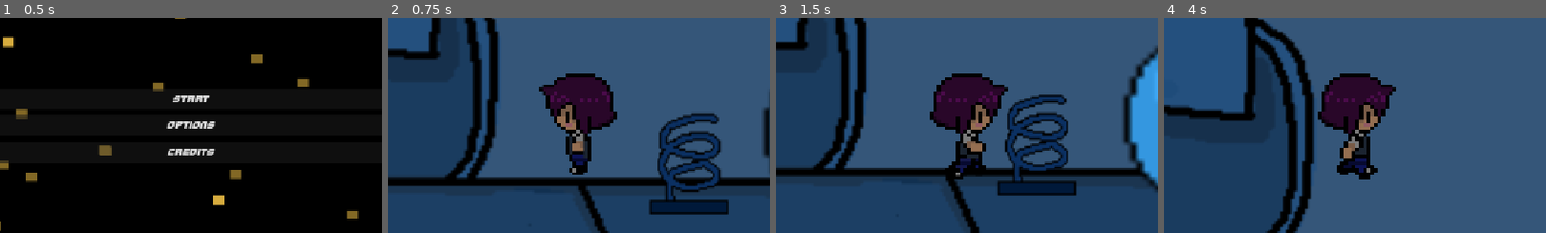
Above: before the commit, frames 1-4 (left to right).
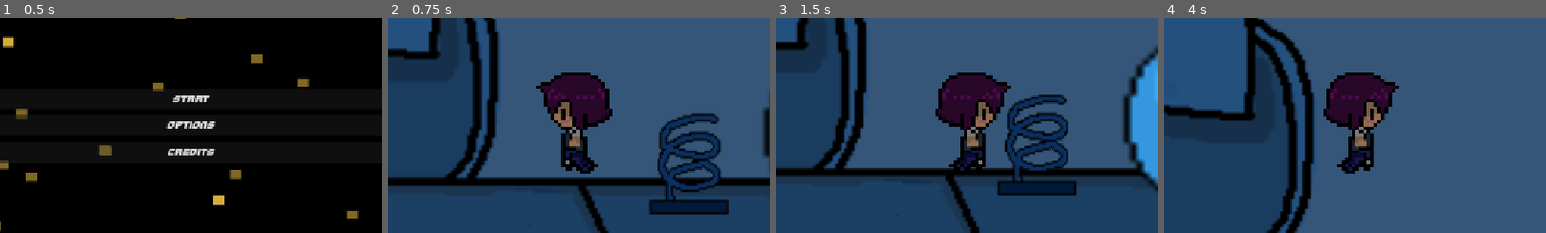
Above: after the commit, the same moments.

Repository: George-Gardiner/HavenBounceBack
Game: Godot game, scene res://main_menu.tscn
Two runs of this game, one before a commit and one after it. Both use one fixed random seed, a clock stepped at 60 frames per second and the inputs below.
Inputs:
- Up to frame 1 (0.5 s): no input
- Up to frame 2 (0.75 s): click "Start" at 0.5 s
- Up to frame 3 (1.5 s): tap Enter at 1.25 s; hold D (Right) from 1.28 s (still down); tap Space (Jump) at 1.35 s
- Up to frame 4 (4 s): tap Space (Jump) at 1.52, 1.82, 2.1, 2.27, 2.57, 2.85, 3.6, 3.77 s; release D (Right) at 2.78 s; hold A (Left) 2.78-3.53 s; hold D (Right) from 3.53 s (still down)
The pictures show only the part of the screen within x 25-75%, y 25-75%; the shares and areas given below are measured in that part.

Frame 1 is identical in both runs. In frame 2, 3.2% of the frame differs, in the area x 38-60%, y 25-73%; in frame 3, 3.0%; in frame 4, 3.4%, in the area x 40-62%, y 25-76%.

Commit message:
added jump sprite

Diff:
--- a/player.gd
+++ b/player.gd
@@ -62,4 +62,8 @@
 			$AnimatedSprite2D.animation = "Walk"
 		states.Idle:
 			$AnimatedSprite2D.animation = "Idle"
+		states.Jumping:
+			$AnimatedSprite2D.animation = "Jump"
+		states.Falling:
+			$AnimatedSprite2D.animation = "Jump"
 	move_and_slide()
--- a/player.tscn
+++ b/player.tscn
@@ -1,6 +1,7 @@
 [gd_scene format=3 uid="uid://cn1vk2bpqjajd"]
 
 [ext_resource type="Script" uid="uid://bg6pfdlo5un47" path="res://player.gd" id="1_4flbx"]
+[ext_resource type="Texture2D" uid="uid://oeiq7i6bb677" path="res://PlayerAnimations/jump_left.png" id="3_1jxqw"]
 [ext_resource type="Texture2D" uid="uid://plv1r667a2op" path="res://PlayerAnimations/walk1_left.png" id="3_2hs0m"]
 [ext_resource type="PackedScene" uid="uid://dqh0tx0phrauv" path="res://hud.tscn" id="3_i3pqv"]
 [ext_resource type="Texture2D" uid="uid://cx83h6vb2kq3i" path="res://PlayerAnimations/stand_left.png" id="3_sweqy"]
@@ -19,6 +20,14 @@
 }],
 "loop": 1,
 "name": &"Idle",
+"speed": 5.0
+}, {
+"frames": [{
+"duration": 1.0,
+"texture": ExtResource("3_1jxqw")
+}],
+"loop": 1,
+"name": &"Jump",
 "speed": 5.0
 }, {
 "frames": [{
@@ -43,7 +52,7 @@
 position = Vector2(1, 0.5)
 scale = Vector2(0.251938, 0.23654391)
 sprite_frames = SubResource("SpriteFrames_jix8l")
-animation = &"Idle"
+animation = &"Jump"
 script = ExtResource("4_sweqy")
 
 [node name="Camera2D" type="Camera2D" parent="." unique_id=140623645]
Binary file added: PlayerAnimations/jump_left.png
Not shown, added: PlayerAnimations/jump_left.png.import
